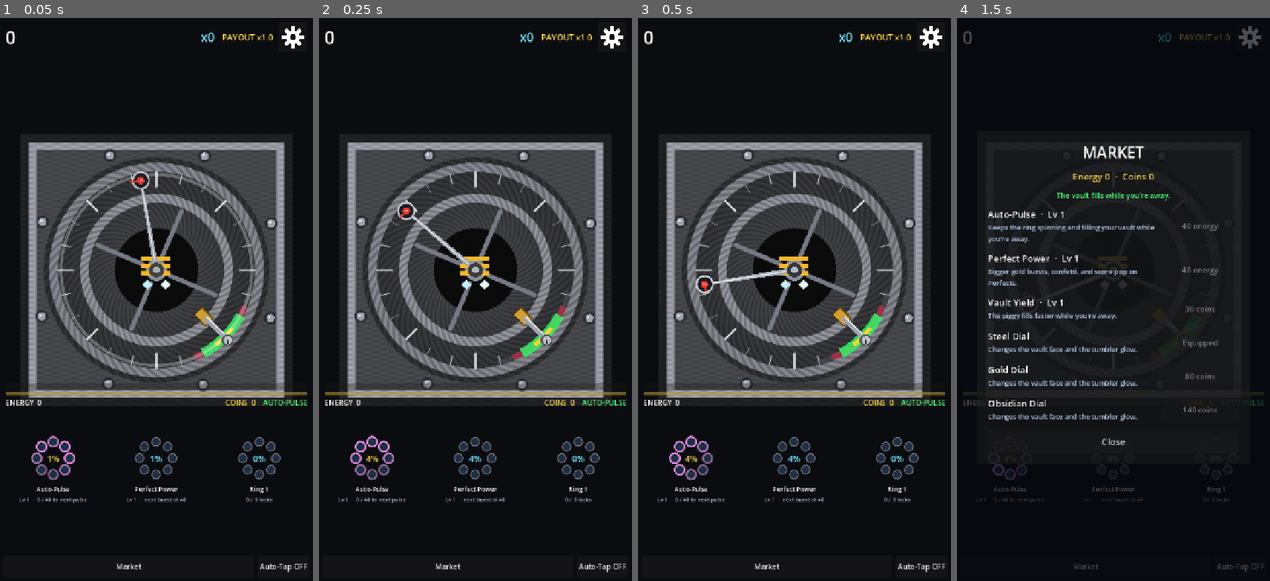
Above: before the commit, frames 1-4 (left to right).
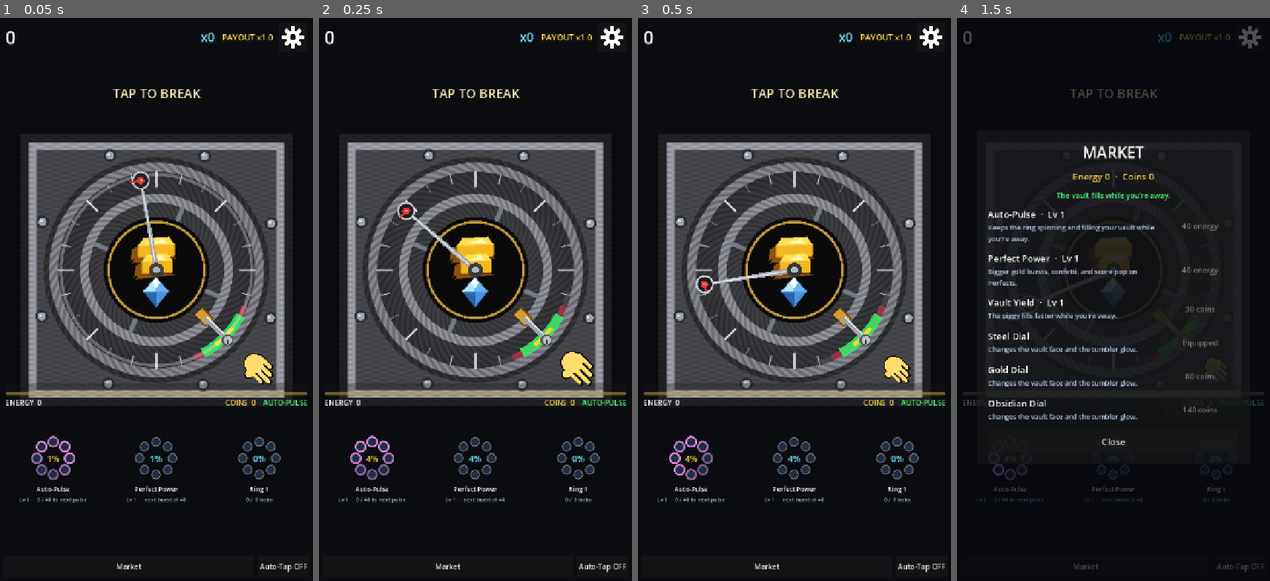
Above: after the commit, the same moments.

Repository: AvareGameStudio/loop-engine
Game: Godot game, scene res://scenes/Main.tscn
Two runs of this game, one before a commit and one after it. Both use one fixed random seed, a clock stepped at 60 frames per second and the inputs below.
Inputs (mouse positions are in pixels of both pictures, inside the frame that each line leads up to):
- Up to frame 1 (0.05 s): no input
- Up to frame 2 (0.25 s): no input
- Up to frame 3 (0.5 s): no input
- Up to frame 4 (1.5 s): click "Market" at 0.5 s; tap Enter at 1.25 s; move the mouse to (1185, 265) at 1.27 s; press the mouse at (1185, 265) at 1.28 s

The runs differ from the first frame. In frame 1, 3.6% of the frame differs, in the area x 30-88%, y 12-66%; in frame 2, 3.7%; in frame 3, 3.6%; in frame 4, 0.6%.

Commit message:
Make the vault window read as bullion and a diamond, and point the first tap at the gate.
Co-authored-by: Cursor <cursoragent@cursor.com>

Diff:
--- a/scripts/ui/ClaimPopup.gd
+++ b/scripts/ui/ClaimPopup.gd
@@ -1,5 +1,7 @@
 class_name ClaimPopup
 extends CanvasLayer
+
+const VaultArt := preload("res://scripts/vfx/VaultSprites.gd")
 ## Idle Vault collect. Auto-Pulse earnings wait here as a piggy, not a live ticker.
 ## Claiming fires a gold explosion so the return-to-game moment is Instant Gratification.
 ## "Later" leaves the vault full (Zeigarnik: the unfinished piggy pulls the player back).
@@ -16,14 +18,25 @@
 var _open: bool = false
 var _holding_pause: bool = false
 var _count_tween: Tween
+var _gems: CPUParticles2D
 
 
 func _ready() -> void:
 	root.visible = false
-	coin_confetti.texture = _make_coin_texture()
-	coin_confetti.gravity = Vector2(0, 980)
-	coin_confetti.color = Color("ffd700")
+	VaultArt.ensure()
+	coin_confetti.position = Vector2(360, -28)
+	coin_confetti.texture = VaultArt.gold
+	coin_confetti.amount = 64
+	coin_confetti.gravity = Vector2(0, 1100)
+	coin_confetti.color = Color(1.0, 0.86, 0.28, 1.0)
 	coin_confetti.emitting = false
+	_gems = coin_confetti.duplicate()
+	_gems.name = "GemRain"
+	_gems.texture = VaultArt.gem
+	_gems.amount = 32
+	_gems.color = Color(0.82, 0.95, 1.0, 1.0)
+	_gems.emitting = false
+	add_child(_gems)
 	claim_btn.pressed.connect(_claim)
 	later_btn.pressed.connect(_later)
 	market_btn.pressed.connect(_open_market)
@@ -66,8 +79,7 @@
 	tw.set_pause_mode(Tween.TWEEN_PAUSE_PROCESS)
 	tw.set_ignore_time_scale(true)
 	tw.tween_property(panel, "scale", Vector2.ONE, 0.22).set_trans(Tween.TRANS_BACK).set_ease(Tween.EASE_OUT)
-	coin_confetti.restart()
-	coin_confetti.emitting = true
+	_pour_hoard()
 
 
 func _on_vault(amount: int, _delta: int) -> void:
@@ -103,7 +115,7 @@
 	if n > 0:
 		GameState.add_coins(maxi(1, n / 5))
 		EventBus.juice_hit.emit("claim", 1.0)
-		coin_confetti.restart()
+		_pour_hoard()
 	_close()
 	EventBus.vault_resolved.emit(true)
 
@@ -119,16 +131,12 @@
 	EventBus.vault_resolved.emit(false)
 
 
-func _make_coin_texture() -> Texture2D:
-	# White disc so the scene color (#ffd700) is the gold the player sees.
-	var img := Image.create(16, 16, false, Image.FORMAT_RGBA8)
-	img.fill(Color(0, 0, 0, 0))
-	var center := Vector2(7.5, 7.5)
-	for y in 16:
-		for x in 16:
-			if Vector2(x, y).distance_to(center) <= 7.0:
-				img.set_pixel(x, y, Color(1, 1, 1, 1))
-	return ImageTexture.create_from_image(img)
+func _pour_hoard() -> void:
+	coin_confetti.restart()
+	coin_confetti.emitting = true
+	if _gems:
+		_gems.restart()
+		_gems.emitting = true
 
 
 func _close() -> void:
--- a/scripts/vfx/VaultSprites.gd
+++ b/scripts/vfx/VaultSprites.gd
@@ -46,8 +46,8 @@
 				shade = 0.55
 			if dist < 84.0 and dist > 74.0:
 				shade = 0.6
-			if dist < 46.0:
-				shade = 0.05
+			if dist < 58.0:
+				shade = 0.045
 			img.set_pixel(x, y, Color(shade * grain, shade * grain * 1.01, shade * grain * 1.07, 1.0))
 	for i in 8:
 		var bolt := c + Vector2.from_angle(float(i) * TAU / 8.0 + 0.4) * 136.0
@@ -56,13 +56,12 @@
 		_disc(img, bolt + Vector2(-1.2, -1.2), 1.4, Color(0.9, 0.91, 0.93, 1.0))
 	for i in 4:
 		var spoke := float(i) * TAU / 4.0 + 0.4
-		_line(img, c + Vector2.from_angle(spoke) * 16.0, c + Vector2.from_angle(spoke) * 70.0, 5.0, Color(0.46, 0.48, 0.52, 1.0))
-	_disc(img, c, 12.0, Color(0.55, 0.57, 0.6, 1.0))
-	_disc(img, c, 4.0, Color(0.1, 0.1, 0.12, 1.0))
-	for i in 3:
-		_rect(img, Rect2(c.x - 16.0, c.y - 14.0 + float(i) * 8.0, 32.0, 5.0), Color(0.95, 0.72, 0.18, 1.0))
-	_diamond(img, c + Vector2(-10, 16), 5.0, Color(0.78, 0.94, 1.0, 1.0))
-	_diamond(img, c + Vector2(10, 16), 5.0, Color(0.92, 0.98, 1.0, 1.0))
+		_line(img, c + Vector2.from_angle(spoke) * 60.0, c + Vector2.from_angle(spoke) * 74.0, 5.0, Color(0.46, 0.48, 0.52, 1.0))
+	# Glass window: a beveled bullion stack and a faceted stone.
+	_bullion(img, c + Vector2(-28.0, -26.0), 54.0, 13.0)
+	_bullion(img, c + Vector2(-24.0, -8.0), 48.0, 13.0)
+	_brilliant(img, c + Vector2(0.0, 24.0), 14.0)
+	_ring(img, c, 54.0, 2.6, Color(0.78, 0.62, 0.24, 1.0))
 	for deg in range(0, 360, 15):
 		var tick := deg_to_rad(float(deg))
 		var major := deg % 45 == 0
@@ -109,19 +108,99 @@
 	return img
 
 
+## Top face, front face, and a short end so the bar reads as a bullion, not a stripe.
+static func _bullion(img: Image, origin: Vector2, width: float, height: float) -> void:
+	var top := 8.0
+	var gold := Color(0.96, 0.72, 0.12, 1.0)
+	var face := Color(1.0, 0.88, 0.34, 1.0)
+	var shine := Color(1.0, 0.97, 0.72, 1.0)
+	var edge := Color(0.55, 0.32, 0.05, 1.0)
+	var back_l := origin + Vector2(8.0, 0.0)
+	var back_r := origin + Vector2(width - 6.0, -2.0)
+	var top_l := origin + Vector2(14.0, -top)
+	var top_r := origin + Vector2(width - 12.0, -top - 2.0)
+	var front_l := origin + Vector2(8.0, height)
+	var front_r := origin + Vector2(width - 6.0, height - 2.0)
+	var end_b := origin + Vector2(0.0, height + 3.0)
+	var end_t := origin + Vector2(2.0, 4.0)
+	_tri(img, back_l + Vector2(2, 3), front_r + Vector2(2, 3), end_b + Vector2(2, 3), edge)
+	_tri(img, back_l, back_r, top_r, face)
+	_tri(img, back_l, top_l, top_r, face)
+	_tri(img, back_l + Vector2(10, -2), back_r + Vector2(-8, -1), top_r + Vector2(-6, 2), shine)
+	_tri(img, back_l, back_r, front_r, gold)
+	_tri(img, back_l, front_l, front_r, gold)
+	_tri(img, back_l, end_t, end_b, edge)
+	_tri(img, back_l, front_l, end_b, edge)
+	_tri(img, front_l, front_r, front_r + Vector2(0, 3), Color(0.42, 0.24, 0.04, 1.0))
+
+
+## Brilliant cut: table on top, crown, then a pointed pavilion.
+static func _brilliant(img: Image, center: Vector2, half: float) -> void:
+	var table := Color(0.96, 0.99, 1.0, 1.0)
+	var crown := Color(0.7, 0.9, 1.0, 1.0)
+	var crown_side := Color(0.42, 0.7, 0.95, 1.0)
+	var pavilion := Color(0.28, 0.58, 0.88, 1.0)
+	var pavilion_side := Color(0.16, 0.4, 0.7, 1.0)
+	var girdle_l := center + Vector2(-half, 0.0)
+	var girdle_r := center + Vector2(half, 0.0)
+	var tip := center + Vector2(0.0, half * 1.25)
+	var crown_tip := center + Vector2(0.0, -half * 1.15)
+	_tri(img, girdle_l, girdle_r, tip, pavilion)
+	_tri(img, girdle_l, center, tip, pavilion_side)
+	_tri(img, girdle_l, crown_tip, center, crown)
+	_tri(img, girdle_r, crown_tip, center, crown_side)
+	_tri(img, center + Vector2(-half * 0.32, -half * 0.62), center + Vector2(half * 0.32, -half * 0.62), crown_tip, table)
+	_tri(img, center + Vector2(-half * 0.32, -half * 0.62), center + Vector2(half * 0.32, -half * 0.62), center + Vector2(0.0, -half * 0.28), table)
+	_disc(img, center + Vector2(-half * 0.08, -half * 0.78), 1.6, Color(1, 1, 1, 1))
+
+
+static func _tri(img: Image, a: Vector2, b: Vector2, c: Vector2, color: Color) -> void:
+	var area := _edge(a, b, c)
+	if absf(area) < 0.01:
+		return
+	var min_x := int(floor(minf(a.x, minf(b.x, c.x))))
+	var max_x := int(ceil(maxf(a.x, maxf(b.x, c.x))))
+	var min_y := int(floor(minf(a.y, minf(b.y, c.y))))
+	var max_y := int(ceil(maxf(a.y, maxf(b.y, c.y))))
+	for y in range(min_y, max_y + 1):
+		for x in range(min_x, max_x + 1):
+			if x < 0 or y < 0 or x >= img.get_width() or y >= img.get_height():
+				continue
+			var p := Vector2(float(x) + 0.5, float(y) + 0.5)
+			var w0 := _edge(b, c, p)
+			var w1 := _edge(c, a, p)
+			var w2 := _edge(a, b, p)
+			if w0 * area >= 0.0 and w1 * area >= 0.0 and w2 * area >= 0.0:
+				img.set_pixel(x, y, color)
+
+
+static func _edge(a: Vector2, b: Vector2, c: Vector2) -> float:
+	return (c.x - a.x) * (b.y - a.y) - (c.y - a.y) * (b.x - a.x)
+
+
+static func _ring(img: Image, c: Vector2, radius: float, width: float, color: Color) -> void:
+	var reach := int(ceil(radius + width)) + 1
+	var inner := radius - width
+	for y in range(int(c.y) - reach, int(c.y) + reach + 1):
+		for x in range(int(c.x) - reach, int(c.x) + reach + 1):
+			if x < 0 or y < 0 or x >= img.get_width() or y >= img.get_height():
+				continue
+			var dist := Vector2(float(x), float(y)).distance_to(c)
+			if dist <= radius and dist >= inner:
+				img.set_pixel(x, y, color)
+
+
 static func _bar() -> Image:
-	var img := Image.create(16, 8, false, Image.FORMAT_RGBA8)
-	img.fill(Color(0, 0, 0, 0))
-	_rect(img, Rect2(0, 0, 16, 8), Color(0.7, 0.46, 0.08, 1.0))
-	_rect(img, Rect2(1, 1, 14, 3), Color(1.0, 0.88, 0.4, 1.0))
+	var img := Image.create(32, 20, false, Image.FORMAT_RGBA8)
+	img.fill(Color(0, 0, 0, 0))
+	_bullion(img, Vector2(2, 8), 26.0, 8.0)
 	return img
 
 
 static func _gem() -> Image:
-	var img := Image.create(16, 16, false, Image.FORMAT_RGBA8)
-	img.fill(Color(0, 0, 0, 0))
-	_diamond(img, Vector2(8, 8), 7.0, Color(0.72, 0.94, 1.0, 1.0))
-	_diamond(img, Vector2(8, 7), 3.0, Color(1, 1, 1, 0.95))
+	var img := Image.create(28, 32, false, Image.FORMAT_RGBA8)
+	img.fill(Color(0, 0, 0, 0))
+	_brilliant(img, Vector2(14, 12), 10.0)
 	return img
 
 
@@ -147,17 +226,6 @@
 	var steps := int(a.distance_to(b)) + 1
 	for i in steps + 1:
 		_disc(img, a.lerp(b, float(i) / float(maxi(steps, 1))), width * 0.5, color)
-
-
-static func _diamond(img: Image, c: Vector2, extent: float, color: Color) -> void:
-	var reach := int(ceil(extent)) + 1
-	for y in range(int(c.y) - reach, int(c.y) + reach + 1):
-		for x in range(int(c.x) - reach, int(c.x) + reach + 1):
-			if x < 0 or y < 0 or x >= img.get_width() or y >= img.get_height():
-				continue
-			var local := Vector2(float(x), float(y)) - c
-			if absf(local.x) + absf(local.y) <= extent:
-				img.set_pixel(x, y, color)
 
 
 static func _finger(img: Image, rect: Rect2, cap: float, color: Color) -> void:
--- a/scripts/world/RingArena.gd
+++ b/scripts/world/RingArena.gd
@@ -53,17 +53,23 @@
 var _gate := Color(0.2, 0.95, 0.4, 0.85)
 var _bezel_flash: float = 0.0
 var _door: float = 0.0
+var _door_tween: Tween
+var _door_base_scale: Vector2 = Vector2.ONE
 var _coach_hot: bool = false
 var _coach_done: bool = false
 var _coach_pulse: float = 0.0
+var _coach_age: float = 0.0
 
 
 func _ready() -> void:
 	_build_sprites()
 	pointer.direction = direction
 	EventBus.direction_flipped.connect(func(_d: float) -> void: _bezel_flash = 1.0)
-	EventBus.stage_cleared.connect(func(_index: int, _payout: int) -> void: _door = 1.0)
-	EventBus.run_started.connect(func() -> void: _coach_done = false)
+	EventBus.stage_cleared.connect(_fly_door)
+	EventBus.run_started.connect(func() -> void:
+		_coach_done = false
+		_coach_age = 0.0
+	)
 	EventBus.tap_evaluated.connect(func(_result: Dictionary) -> void: _coach_done = true)
 	EventBus.cosmetic_equipped.connect(_apply_skin)
 	_apply_skin(GameState.equipped_dial)
@@ -77,6 +83,8 @@
 		pointer_angle = wrapf(pointer_angle + direction * rpm * TAU * delta, 0.0, TAU)
 	pointer.rotation = pointer_angle
 	var real_dt: float = delta / maxf(Engine.time_scale, 0.001)
+	if not _coach_done and GameState.current_stage == 1:
+		_coach_age += real_dt
 	var coach_now: bool = _in_coach_window()
 	if coach_now:
 		_coach_pulse = wrapf(_coach_pulse + real_dt * 7.0, 0.0, TAU)
@@ -98,6 +106,7 @@
 	var min_lead: float = maxf(min_lead_deg, rpm * 360.0 * reaction_time)
 	var lead: float = deg_to_rad(randf_range(min_lead, 330.0))
 	target_angle = wrapf(pointer_angle + lead * direction, 0.0, TAU)
+	_restore_door()
 	if pin:
 		pin.set_locked(false)
 
@@ -129,7 +138,8 @@
 	_door_sprite.texture = VaultArt.door
 	_door_sprite.z_index = -2
 	# Texture dial radius is 105px. Scale it onto the gameplay ring.
-	_door_sprite.scale = Vector2.ONE * (radius / 105.0)
+	_door_base_scale = Vector2.ONE * (radius / 105.0)
+	_door_sprite.scale = _door_base_scale
 	add_child(_door_sprite)
 	move_child(_door_sprite, 0)
 	_hand_sprite = Sprite2D.new()
@@ -147,18 +157,18 @@
 	if not show_hand:
 		return
 	var dir := Vector2.from_angle(target_angle)
-	var pulse: float = 0.9 + 0.14 * sin(_coach_pulse)
-	_hand_sprite.position = dir * (radius + 108.0)
+	var pulse: float = 0.85 + 0.15 * sin(_coach_pulse)
+	# Finger presses into the gate so the first glance reads as a tap.
+	_hand_sprite.position = dir * (radius + 118.0 - 16.0 * pulse)
 	_hand_sprite.rotation = target_angle + PI * 0.5
-	_hand_sprite.scale = Vector2.ONE * 0.46 * pulse
-	_hand_sprite.modulate = Color(1.0, 0.95, 0.55, 0.72 + 0.28 * pulse)
+	_hand_sprite.scale = Vector2.ONE * 0.72 * pulse
+	_hand_sprite.modulate = Color(1.0, 0.96, 0.7, 1.0)
 
 
 func _draw() -> void:
 	var center := Vector2.ZERO
 	if _door > 0.0:
 		draw_circle(center, (radius - 20.0) * _door, Color(1.0, 0.78, 0.25, 0.2 + 0.55 * _door))
-		_draw_hoard(center)
 
 	var near: float = float(windows.near)
 	var red_band: float = near - float(windows.good)
@@ -175,35 +185,43 @@
 func _in_coach_window() -> bool:
 	if _coach_done or GameState.current_stage != 1 or not spinning:
 		return false
+	# The opening seconds keep the hand on the gate even before the needle arrives.
+	if _coach_age < 3.0:
+		return true
 	var err: float = absf(rad_to_deg(angle_difference(pointer_angle, target_angle)))
-	return err <= float(windows.get("good", 16.0))
-
-
-func _draw_hoard(center: Vector2) -> void:
-	var shine: float = 0.45 + 0.55 * _door
-	for i in 3:
-		draw_rect(Rect2(center.x - 16.0, center.y - 14.0 + float(i) * 8.0, 32.0, 5.0), Color(0.92, 0.68, 0.16, shine), true)
-	_draw_diamond(center + Vector2(-10.0, 12.0), 5.0, Color(0.78, 0.94, 1.0, shine))
-	_draw_diamond(center + Vector2(10.0, 12.0), 5.0, Color(0.9, 0.96, 1.0, shine))
-
-
-func _draw_diamond(center: Vector2, extent: float, color: Color) -> void:
-	draw_colored_polygon(PackedVector2Array([
-		center + Vector2(0.0, -extent),
-		center + Vector2(extent, 0.0),
-		center + Vector2(0.0, extent),
-		center + Vector2(-extent, 0.0),
-	]), color)
+	return err <= maxf(float(windows.get("near", 22.0)), 42.0)
+
+
+func _fly_door(_index: int, _payout: int) -> void:
+	_door = 1.0
+	if _door_sprite == null:
+		return
+	if _door_tween:
+		_door_tween.kill()
+	_door_tween = create_tween()
+	_door_tween.set_ignore_time_scale(true)
+	# Wait out the 100ms hitstop, then the door rushes the camera and vanishes.
+	_door_tween.tween_interval(0.1)
+	_door_tween.tween_property(_door_sprite, "scale", _door_base_scale * 1.65, 0.28).set_trans(Tween.TRANS_QUAD).set_ease(Tween.EASE_IN)
+	_door_tween.parallel().tween_property(_door_sprite, "modulate:a", 0.0, 0.28)
+
+
+func _restore_door() -> void:
+	if _door_tween:
+		_door_tween.kill()
+	if _door_sprite == null:
+		return
+	_door_sprite.scale = _door_base_scale
+	_door_sprite.modulate.a = 1.0
 
 
 func _draw_tap_label() -> void:
 	if not _coach_hot:
 		return
-	var palm := Vector2.from_angle(target_angle) * (radius + 108.0)
 	var font: Font = ThemeDB.fallback_font
-	var text := "TAP!"
-	var width: float = font.get_string_size(text, HORIZONTAL_ALIGNMENT_LEFT, -1, 22).x
-	draw_string(font, palm + Vector2(-width * 0.5, -78.0), text, HORIZONTAL_ALIGNMENT_LEFT, -1, 22, Color(1.0, 0.95, 0.7, 1.0))
+	var text := tr("COACH_TAP")
+	var width: float = font.get_string_size(text, HORIZONTAL_ALIGNMENT_LEFT, -1, 28).x
+	draw_string(font, Vector2(-width * 0.5, -radius - 168.0), text, HORIZONTAL_ALIGNMENT_LEFT, -1, 28, Color(1.0, 0.95, 0.72, 1.0))
 
 
 func _draw_window_arc(half_deg: float, color: Color, width: float) -> void:
--- a/translations/strings.csv
+++ b/translations/strings.csv
@@ -20,7 +20,7 @@
 VR_X3,x3,x3
 VR_X5,x5,x5
 VR_X8,x8,x8
-COACH_TAP,TAP TO HACK,HACKLEMEK İÇİN DOKUN
+COACH_TAP,TAP TO BREAK,KIRMAK İÇİN DOKUN
 COUNTDOWN_GO,GO,BAŞLA
 AUTO_TAP_ON,Auto-Tap ON,Oto-Tık AÇIK
 AUTO_TAP_OFF,Auto-Tap OFF,Oto-Tık KAPALI
